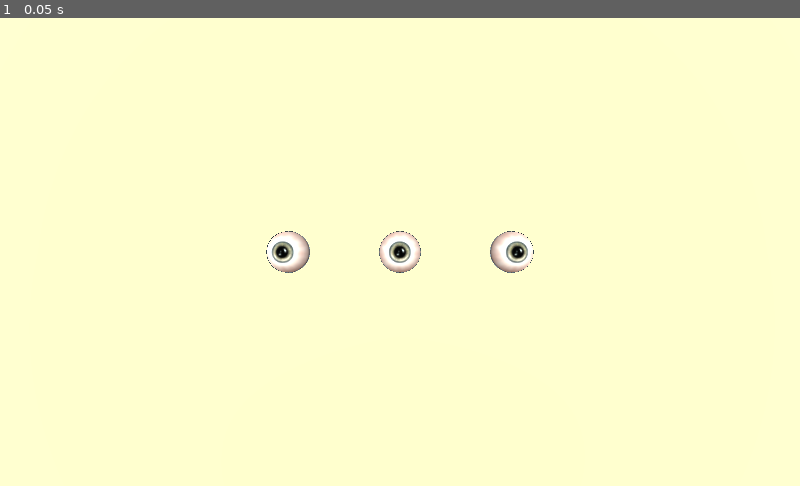
Above: before the commit, frame 1.
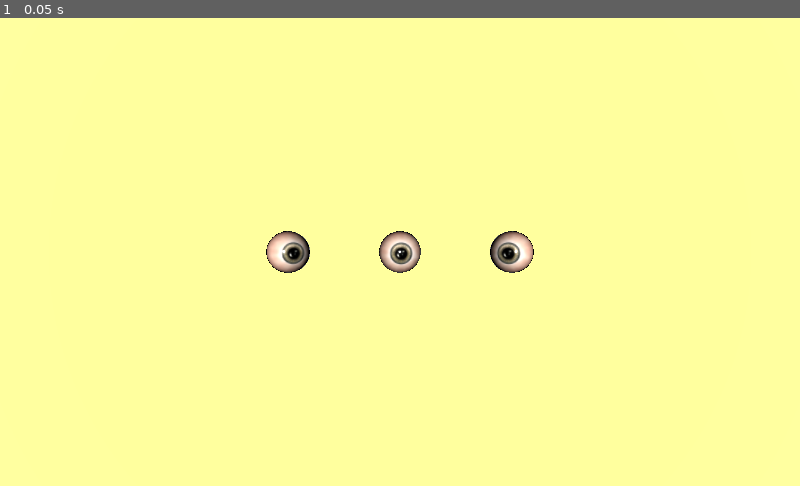
Above: after the commit, the same moment.

Repository: gilzoide/cursor-watcher-3d
Game: Godot game, scene res://Main.tscn
The game is run twice, just before and just after one commit, with the same random seed, the same clock (stepped at 60 frames per second) and the same inputs.
Inputs:
- Up to frame 1 (0.05 s): no input

The runs differ from the first frame. In frame 1, 100% of the frame differs, in the area x 0-100%, y 0-100%.

Commit message:
Remove skybox, add script to look_at some spatial

Diff:
--- /dev/null
+++ b/Eye/Eye.gd
@@ -0,0 +1,8 @@
+extends Spatial
+
+export(NodePath) var pointerPath
+onready var pointer: Spatial = get_node(pointerPath)
+
+func _process(_delta):
+	if pointer:
+		look_at(pointer.global_transform.origin, Vector3.DOWN)
--- a/Eye/Eye.tscn
+++ b/Eye/Eye.tscn
@@ -1,11 +1,14 @@
-[gd_scene load_steps=3 format=2]
+[gd_scene load_steps=4 format=2]
 
 [ext_resource path="res://Eye/Human_Eye.obj" type="ArrayMesh" id=1]
 [ext_resource path="res://Eye/EyeMaterial.tres" type="Material" id=2]
+[ext_resource path="res://Eye/Eye.gd" type="Script" id=3]
 
 [node name="Eye" type="Spatial"]
+script = ExtResource( 3 )
 
 [node name="MeshInstance" type="MeshInstance" parent="."]
+transform = Transform( -1, 0, -3.25841e-07, 0, 1, 0, 3.25841e-07, 0, -1, 0, 0, 0 )
 mesh = ExtResource( 1 )
 material/0 = ExtResource( 2 )
 material/1 = null
--- a/Eye/EyeMaterial.tres
+++ b/Eye/EyeMaterial.tres
@@ -4,3 +4,4 @@
 
 [resource]
 albedo_texture = ExtResource( 1 )
+roughness = 0.2
--- a/Main.tscn
+++ b/Main.tscn
@@ -6,17 +6,26 @@
 [node name="Spatial" type="Spatial"]
 
 [node name="Eye" parent="." instance=ExtResource( 1 )]
+transform = Transform( 0.99812, -0.00592137, -0.0610067, 1.50289e-07, -0.995322, 0.0966094, -0.0612934, -0.0964278, -0.993451, 0, 0, -1 )
+pointerPath = NodePath("../Pointer")
 
 [node name="Eye2" parent="." instance=ExtResource( 1 )]
-transform = Transform( 1, 0, 0, 0, 1, 0, 0, 0, 1, -1, 0, 0 )
+transform = Transform( 0.837329, -0.0443692, -0.544896, 1.50498e-07, -0.996701, 0.0811585, -0.5467, -0.0679564, -0.834567, -1, 0, -1 )
+pointerPath = NodePath("../Pointer")
 
 [node name="Eye3" parent="." instance=ExtResource( 1 )]
-transform = Transform( 1, 0, 0, 0, 1, 0, 0, 0, 1, 1, 0, 0 )
+transform = Transform( 0.883539, 0.0400941, 0.466637, 1.50442e-07, -0.996329, 0.0856055, 0.468357, -0.0756358, -0.880296, 1, 0, -1 )
+pointerPath = NodePath("../Pointer")
 
 [node name="DirectionalLight" type="DirectionalLight" parent="."]
 transform = Transform( 1, 0, 0, 0, 1, 0, 0, 0, 1, 0, 0, 8.79093 )
+light_energy = 1.3
 
-[node name="MeshInstance" parent="." instance=ExtResource( 2 )]
+[node name="Wall" parent="." instance=ExtResource( 2 )]
+transform = Transform( 1, 0, 0, 0, -4.37114e-08, -1, 0, 1, -4.37114e-08, 0, 0, -2 )
 
 [node name="Camera" type="Camera" parent="."]
-transform = Transform( 1, 0, 0, 0, 1, 0, 0, 0, 1, 0, 0, 3 )
+transform = Transform( 1, 0, 0, 0, 1, 0, 0, 0, 1, 0, 0, 2 )
+
+[node name="Pointer" type="Position3D" parent="."]
+transform = Transform( 1, 0, 0, 0, 1, 0, 0, 0, 1, 0.103819, -0.164406, 0.690616 )
--- a/Wall/Wall.tscn
+++ b/Wall/Wall.tscn
@@ -5,7 +5,7 @@
 [sub_resource type="PlaneMesh" id=1]
 size = Vector2( 100, 100 )
 
-[node name="MeshInstance" type="MeshInstance"]
+[node name="Wall" type="MeshInstance"]
 transform = Transform( 1, 0, 0, 0, -4.37114e-08, -1, 0, 1, -4.37114e-08, 0, 0, -1 )
 mesh = SubResource( 1 )
 material/0 = ExtResource( 1 )
--- /dev/null
+++ b/default_env.bkp.tres
@@ -0,0 +1,7 @@
+[gd_resource type="Environment" load_steps=2 format=2]
+
+[sub_resource type="ProceduralSky" id=1]
+
+[resource]
+background_mode = 2
+background_sky = SubResource( 1 )
--- a/default_env.tres
+++ b/default_env.tres
@@ -1,7 +1,3 @@
-[gd_resource type="Environment" load_steps=2 format=2]
-
-[sub_resource type="ProceduralSky" id=1]
+[gd_resource type="Environment" format=2]
 
 [resource]
-background_mode = 2
-background_sky = SubResource( 1 )
